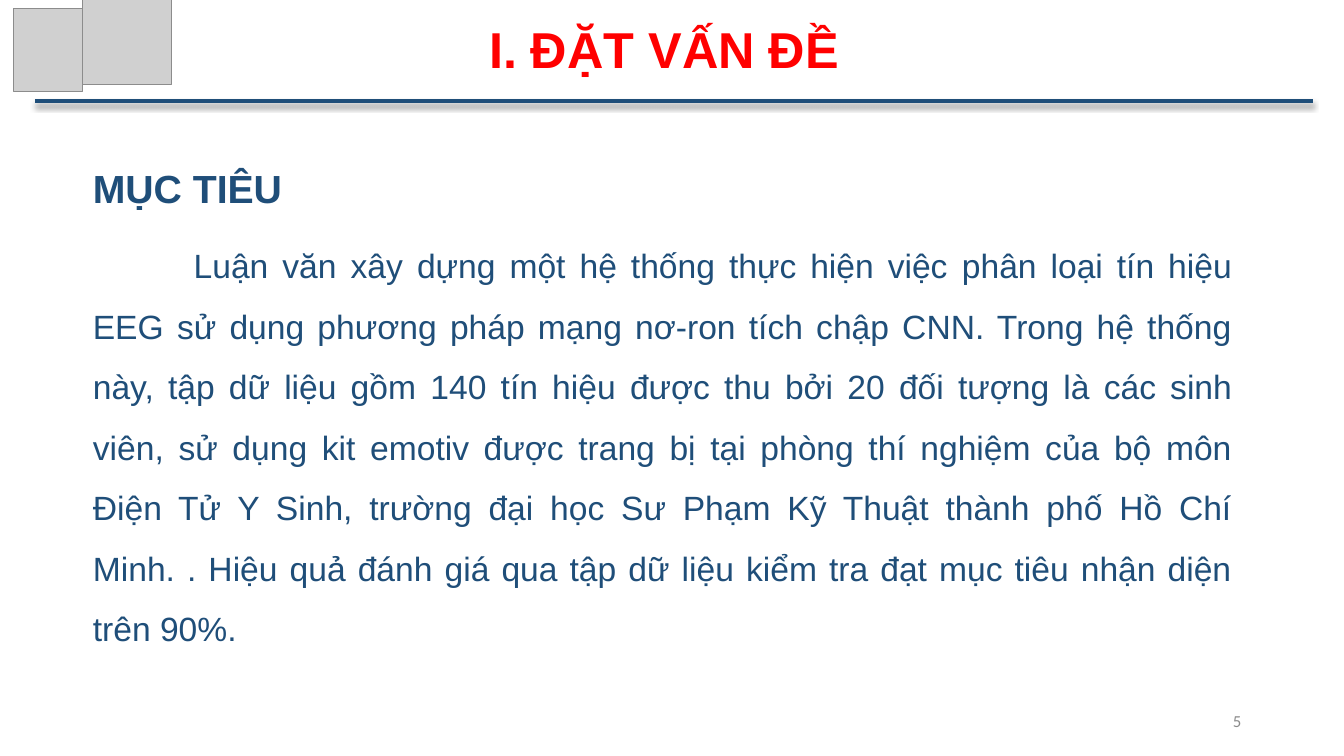
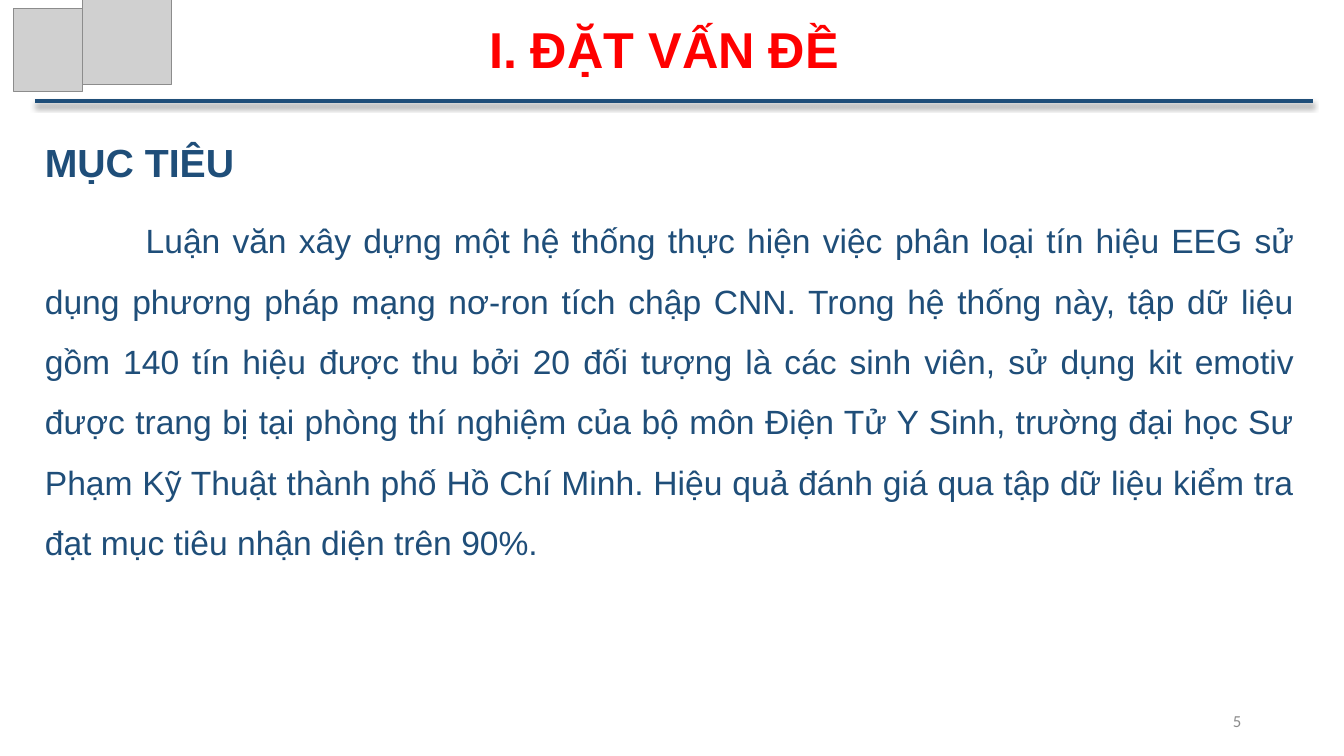
Before and after one commit to ThuTrongNguyen/Thesis, a slide deck: slide 5 of SlideBaoCao.pptx. Drawn at 1344x756 pixels with LibreOffice and Linux fonts; fonts in the diff are those of the drawing; grey boxes stand for pictures. Boxes give left, top, right and bottom in pixels: in the first picture for what was removed or moved away, otherwise in the second. Text is boxed around its words. In the diff, an @@ line names an element or a change of style, - is before the commit and + after.

```diff
--- a/SlideBaoCao.pptx
+++ b/SlideBaoCao.pptx
@@ text "MỤC TIÊU": place and size @@
-text "MỤC TIÊU" at [93, 172, 1232, 642]
+text "MỤC TIÊU" at [45, 146, 1294, 560]
@@ text at [45, 227, 1294, 560]: text changed @@
-Luận văn xây dựng một hệ thống thực hiện việc phân loại tín hiệu EEG sử dụng phương pháp mạng nơ-ron tích chập CNN. Trong hệ thống này, tập dữ liệu gồm 140 tín hiệu được thu bởi 20 đối tượng là các sinh viên, sử dụng kit emotiv được trang bị tại phòng thí nghiệm của bộ môn Điện Tử Y Sinh, trường đại học Sư Phạm Kỹ Thuật thành phố Hồ Chí Minh. . Hiệu quả đánh giá qua tập dữ liệu kiểm tra đạt mục tiêu nhận diện trên 90%.
+Luận văn xây dựng một hệ thống thực hiện việc phân loại tín hiệu EEG sử dụng phương pháp mạng nơ-ron tích chập CNN. Trong hệ thống này, tập dữ liệu gồm 140 tín hiệu được thu bởi 20 đối tượng là các sinh viên, sử dụng kit emotiv được trang bị tại phòng thí nghiệm của bộ môn Điện Tử Y Sinh, trường đại học Sư Phạm Kỹ Thuật thành phố Hồ Chí Minh. Hiệu quả đánh giá qua tập dữ liệu kiểm tra đạt mục tiêu nhận diện trên 90%.
```
Also in this commit, not shown: 4 other slides changed, 15 slides added, 2 slides removed, 6 other files.
